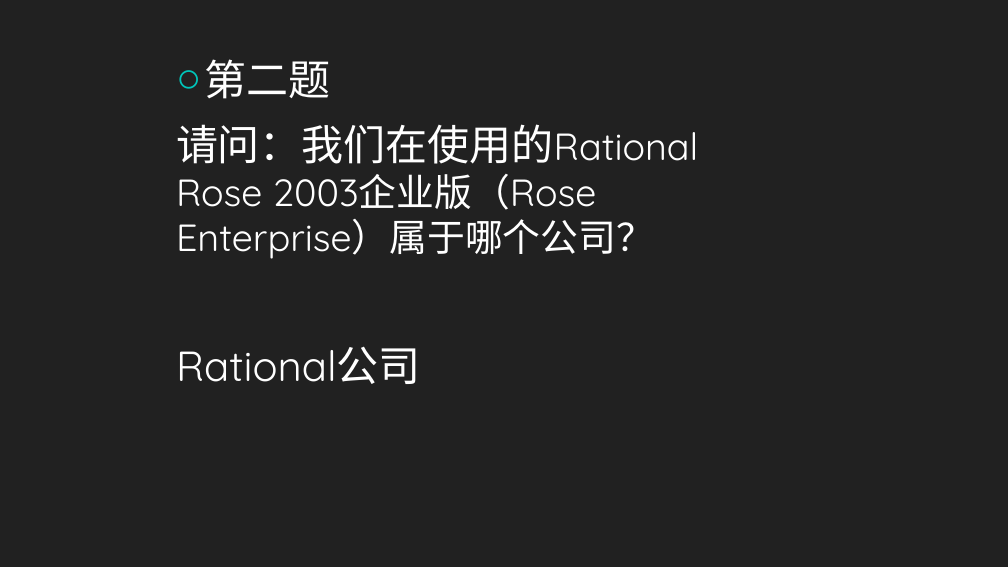
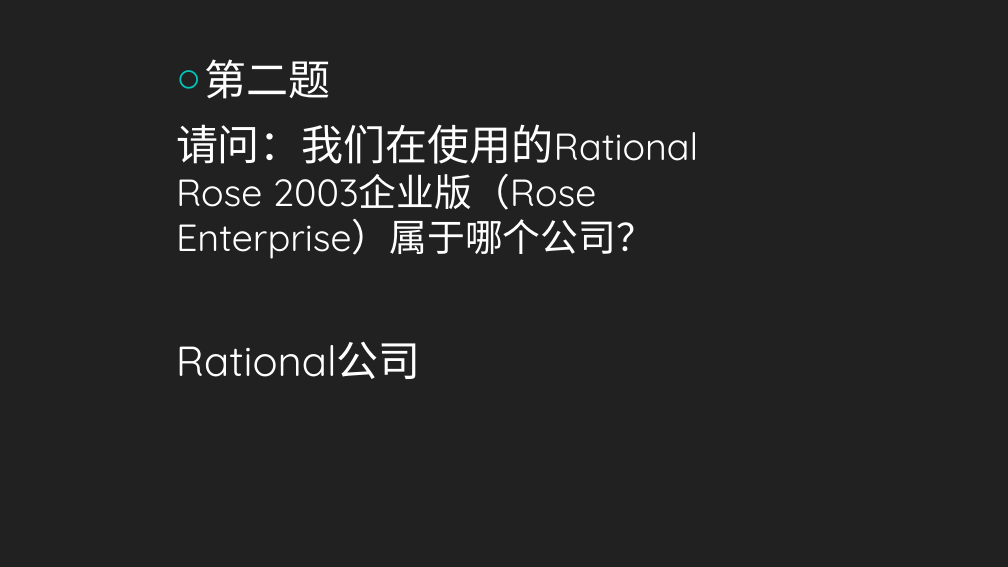
Before and after one commit to twn422/PRD2017, a slide deck: slide 17 of PRD-2017-G24/STW/非受控文件/翻转课堂作业/UML工具：Rational Rose/UML工具：Rational Rose.pptx (slide 13 before the commit). Drawn at 1008x567 pixels with LibreOffice and Linux fonts; fonts in the diff are those of the drawing. Boxes give left, top, right and bottom in pixels: in the first picture for what was removed or moved away, otherwise in the second. Text is boxed around its words. In the diff, an @@ line names an element or a change of style, - is before the commit and + after.

```diff
--- a/PRD-2017-G24/STW/非受控文件/翻转课堂作业/UML工具：Rational Rose/UML工具：Rational Rose.pptx
+++ b/PRD-2017-G24/STW/非受控文件/翻转课堂作业/UML工具：Rational Rose/UML工具：Rational Rose.pptx
@@ text at [176, 346, 421, 384]: paragraph removed @@
-Rational公司
@@ text added at [176, 341, 421, 379], 40 pt, text #FFFFFF @@
+Rational公司
```
Also in this commit, not shown: 9 other slides changed, 4 slides added, 1 other file.
